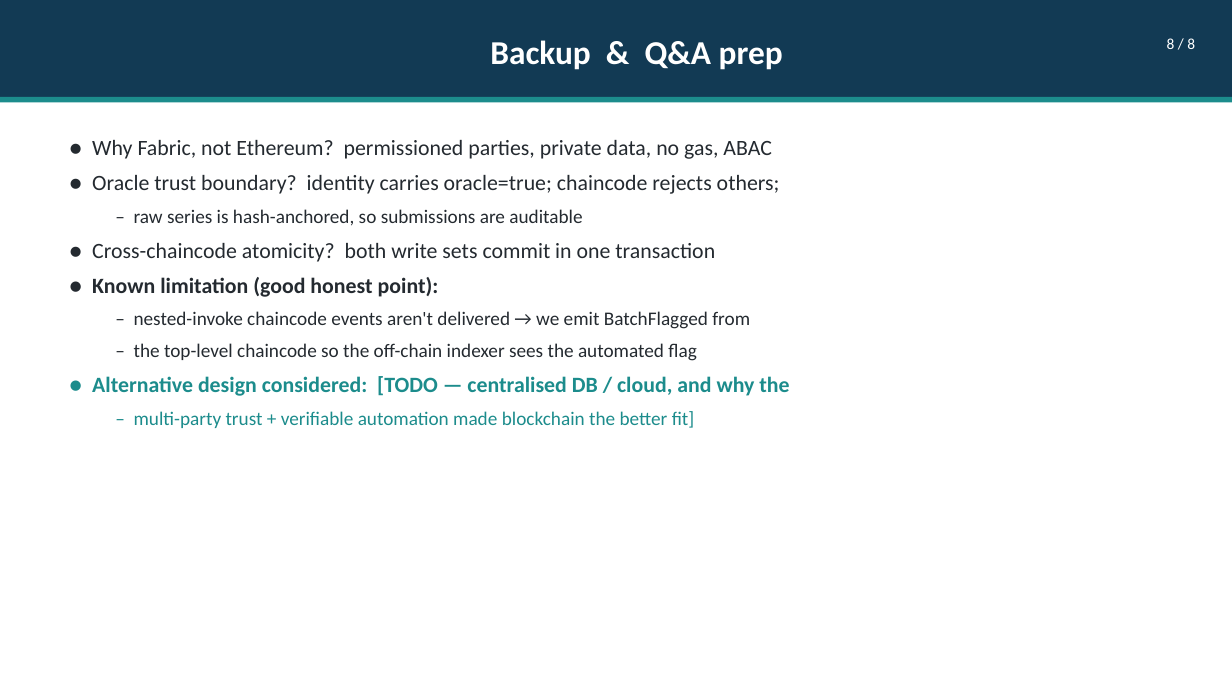
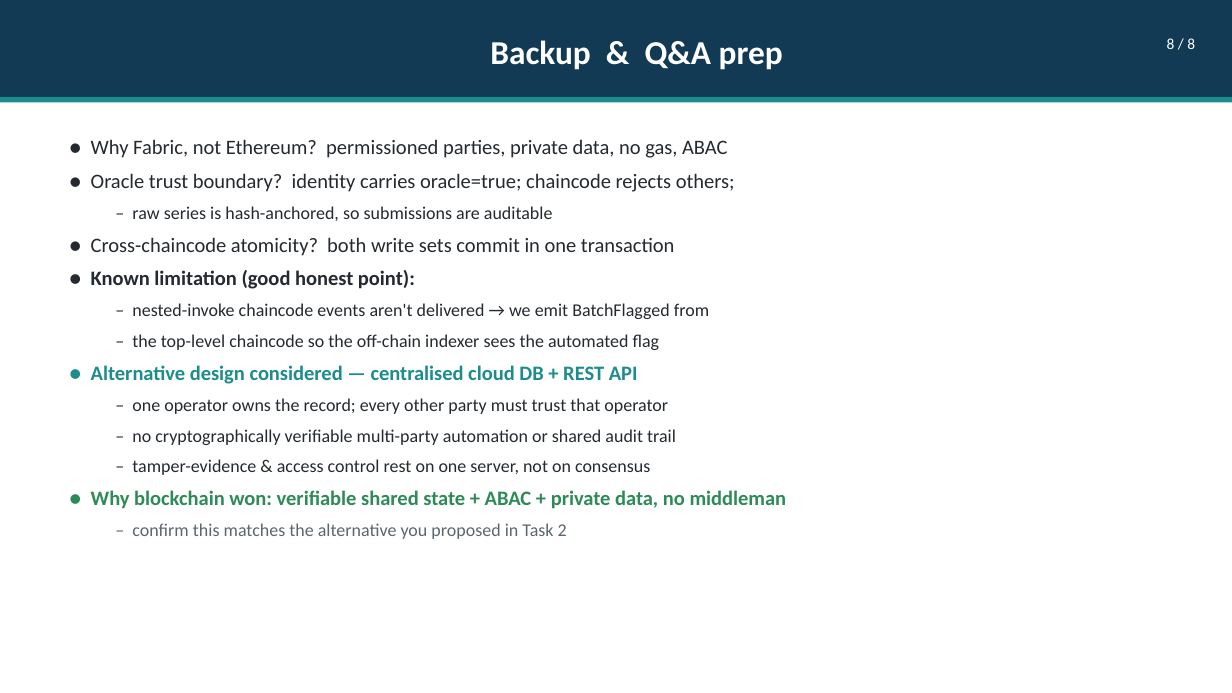
Before and after one commit to lawrence3699/comp6452-proj2, a slide deck: slide 8 of docs/COMP6452_Proj2_Task3.pptx. Drawn at 1232x693 pixels with LibreOffice and Linux fonts; fonts in the diff are those of the drawing. Boxes give left, top, right and bottom in pixels: in the first picture for what was removed or moved away, otherwise in the second. Text is boxed around its words. In the diff, an @@ line names an element or a change of style, - is before the commit and + after.

```diff
--- a/docs/COMP6452_Proj2_Task3.pptx
+++ b/docs/COMP6452_Proj2_Task3.pptx
@@ text at (91, 139, 735, 350): size 17 to 16 pt in "● Why Fabric, not Ethereum? permissioned parties, ...", "● Oracle trust boundary? identity carries oracle=true; ...", "● Cross-chaincode atomicity? both write sets commit ...", "● Known limitation (good honest point):"; size 15 to 14 pt in "– raw series is hash-anchored, so submissions ...", "– nested-invoke chaincode events aren't delivered → ...", "– the top-level chaincode so the off-chain ..." @@
@@ text at (91, 365, 787, 539): text changed; size 15 to 14 pt; text colour #1C8C8C to #242A30 @@
-● Alternative design considered: [TODO — centralised DB / cloud, and why the
-  – multi-party trust + verifiable automation made blockchain the better fit]
+● Alternative design considered — centralised cloud DB + REST API
+  – one operator owns the record; every other party must trust that operator
+  – no cryptographically verifiable multi-party automation or shared audit trail
+  – tamper-evidence & access control rest on one server, not on consensus
+● Why blockchain won: verifiable shared state + ABAC + private data, no middleman
+  – confirm this matches the alternative you proposed in Task 2
```
Also in this commit, not shown: 1 other slide changed.
